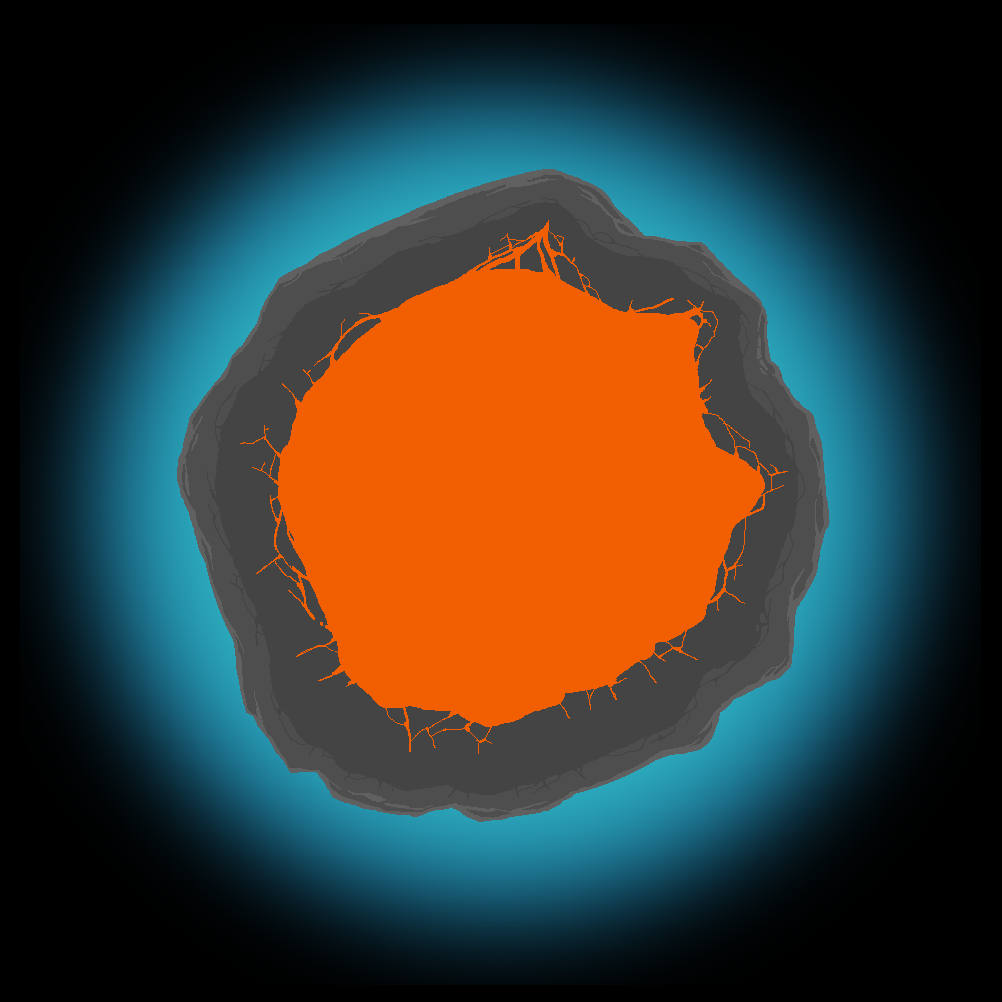
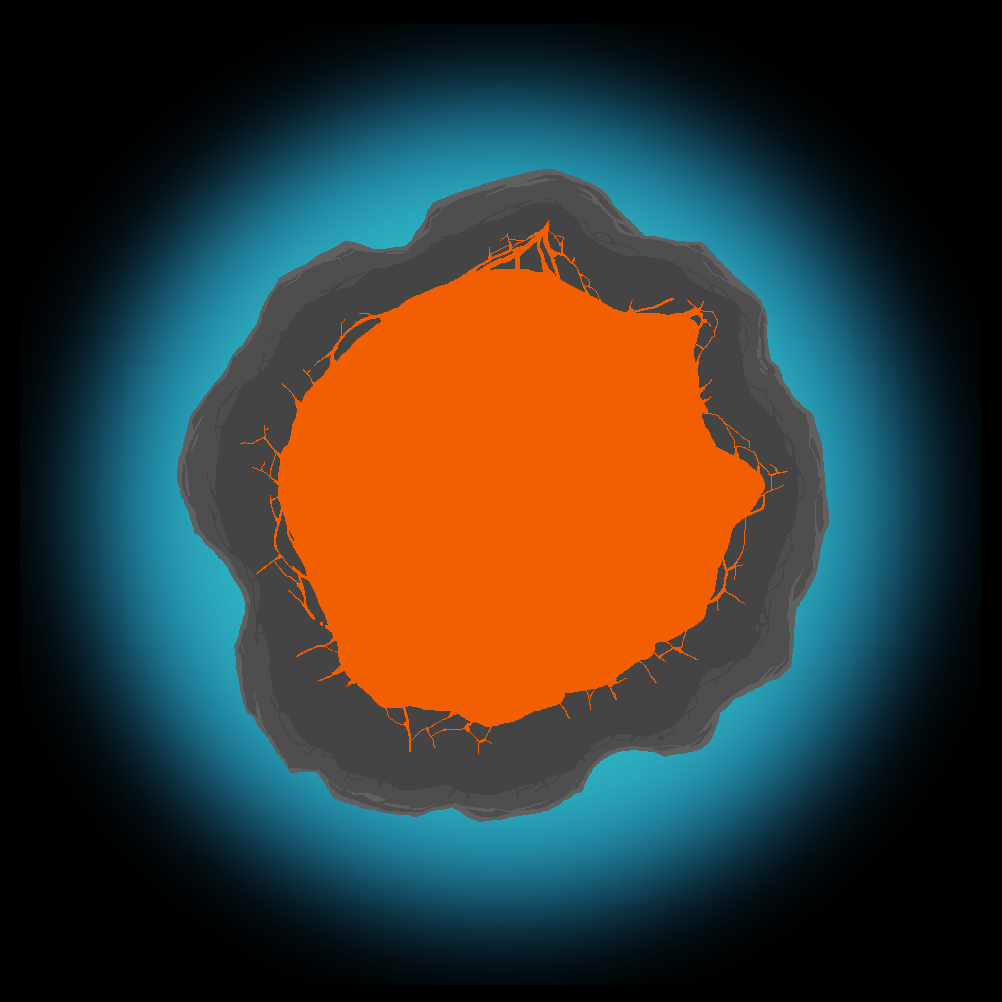
Layers edited between the first and the second w=1002, h=1002 image:
added layer "Layer 15 copy" in group "Rocks" over left=194, top=202, right=682, bottom=792
hid "Layer 15" over left=194, top=202, right=682, bottom=792
